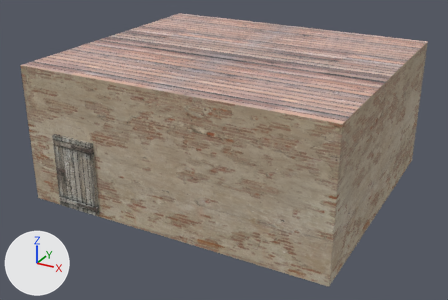
An edit to the OBJ model ProyectoFinal/ProyectoFinal/Models/Sotano/Sotano.obj, drawn before and after from the same camera.
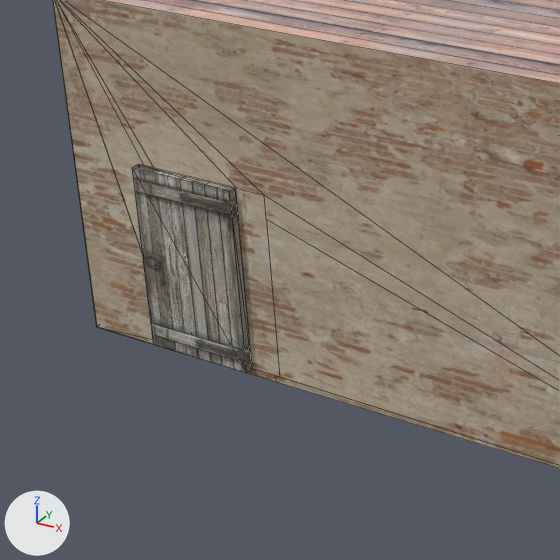
There are two pictures of each version: one whole from a 50 mm lens placed at (49.8, -71.8, 39.0), pointed at (12.4, -3.7, 4.9), one close up on the part from 0% to 49% of the width and 23% to 97% of the height. The axes (+X, +Y, +Z) are drawn at lower left. The lights are the same throughout. The close-ups show mesh edges as thin lines. Where no turn or scale is listed for an object, it has been applied to the vertices.

In view in the first close-up: 'Sotano'.
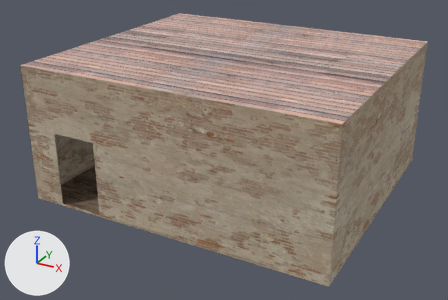
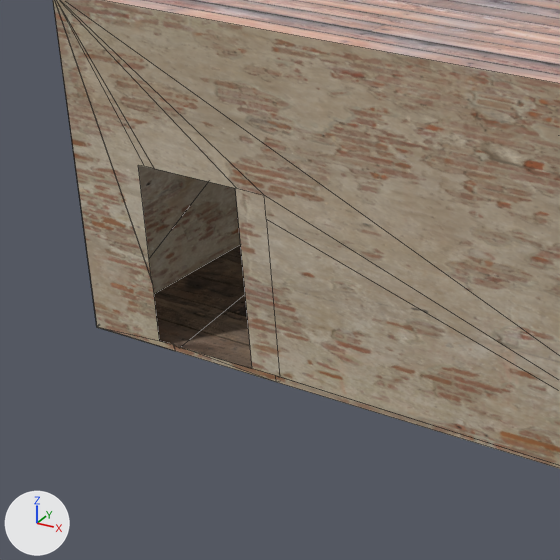
What changed in the scene script:
```text
Change me_sotano:
    where me_sotano.from_pydata(...)  # 44 vertices, 55 faces; spans x -7.4..33.5, y -19.7..16.9, z -0.3..18.0
    used by ob_sotano; location = (0.0, 0.0, 0.0)
    me_sotano part 1: the loose piece of 8 vertices spanning x -3.0..3.0, y -19.7..-19.2, z 0.0..9.8 is deleted
    remove me_sotano.materials.append(mat_sotano_phong5sg)  # picture img_rustic_door_202b_bmp
```

Location of each change, (x1, y1, x2, y2) in pixels of the close-ups (560 x 560 px):
part 1 of me_sotano, deleted
    before: (132, 165, 252, 373)
